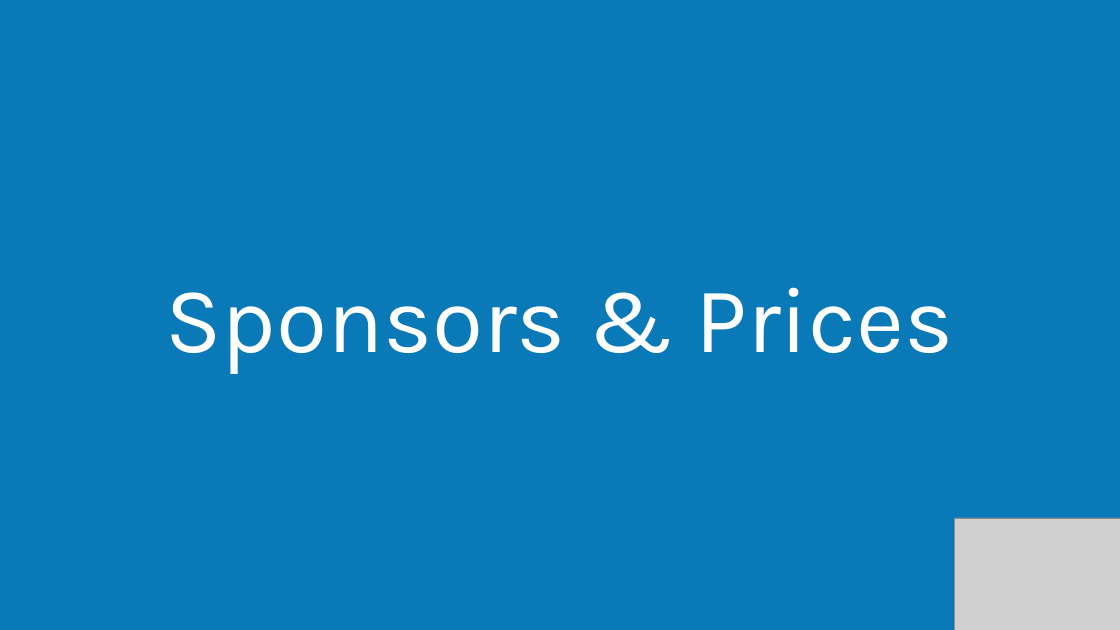
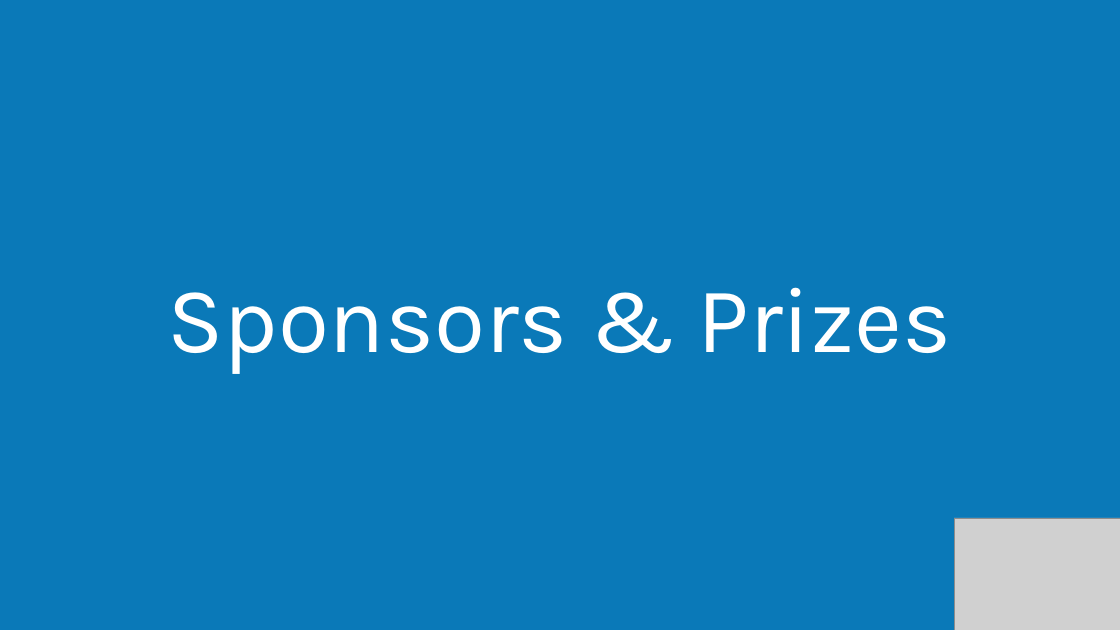
Before and after one commit to idemdev/Azure-Boot-Camp, a slide deck: slide 4 of Welcome slides/GAB2017-Welcome Slides.pptx. Drawn at 1120x630 pixels with LibreOffice and Linux fonts; fonts in the diff are those of the drawing; grey boxes stand for pictures. Boxes give left, top, right and bottom in pixels: in the first picture for what was removed or moved away, otherwise in the second. Text is boxed around its words. In the diff, an @@ line names an element or a change of style, - is before the commit and + after.

Commit message:
Update

```diff
--- a/Welcome slides/GAB2017-Welcome Slides.pptx
+++ b/Welcome slides/GAB2017-Welcome Slides.pptx
@@ text at bbox=[167, 287, 951, 374]: text changed @@
-Sponsors & Prices
+Sponsors & Prizes
```
Also in this commit, not shown: 1 other slide changed.
